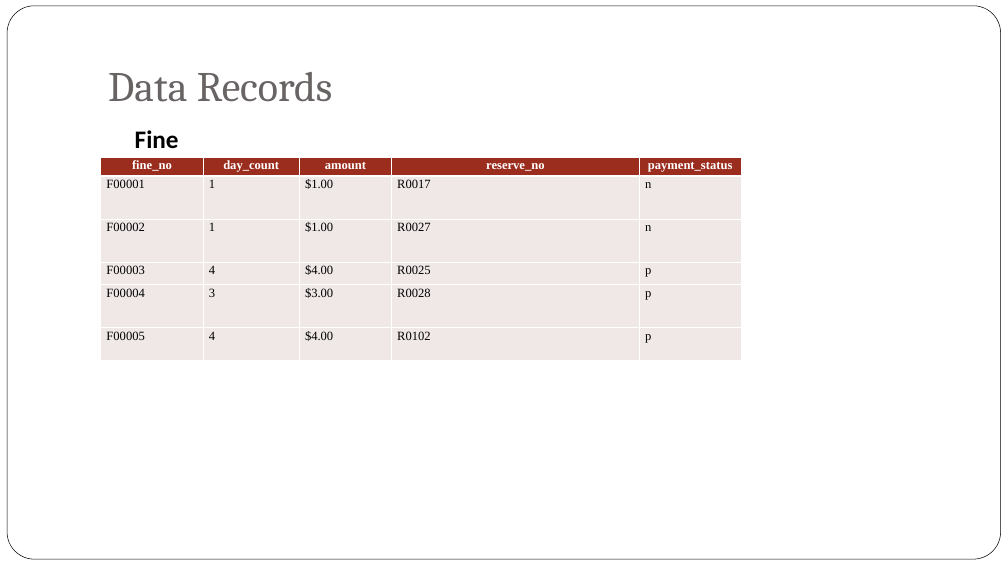
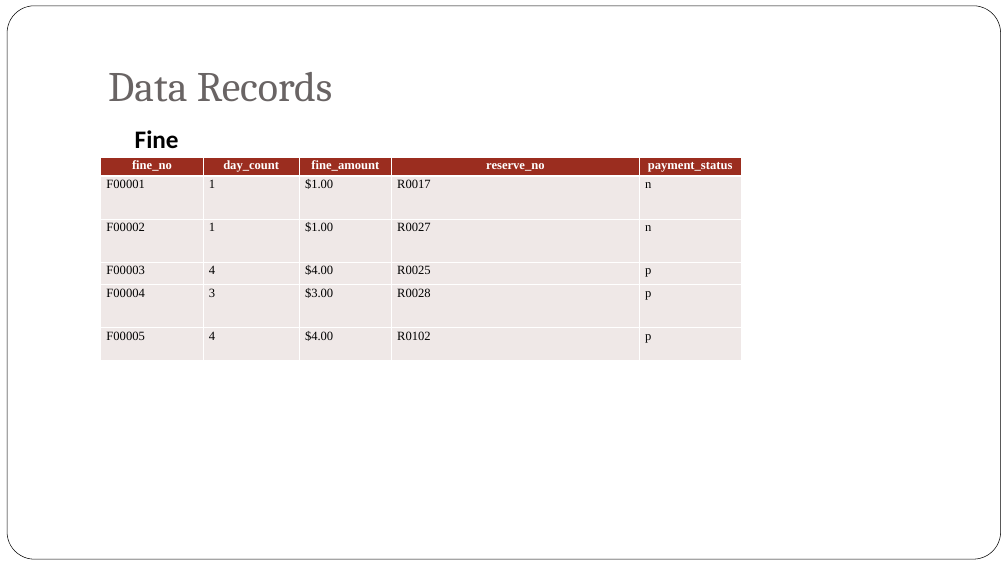
Before and after one commit to jyu1129/Library-System-IS-assignment, a slide deck: slide 25 of Week 11/Week 11 - Data Definitions.pptx. Drawn at 1008x567 pixels with LibreOffice and Linux fonts; fonts in the diff are those of the drawing; background and template pictures are left out. Boxes give left, top, right and bottom in pixels: in the first picture for what was removed or moved away, otherwise in the second. Text is boxed around its words. In the diff, an @@ line names an element or a change of style, - is before the commit and + after.

```diff
--- a/Week 11/Week 11 - Data Definitions.pptx
+++ b/Week 11/Week 11 - Data Definitions.pptx
@@ table at [101, 157, 740, 361] @@
-row 1, column 3: amount
+row 1, column 3: fine_amount
```
Also in this commit, not shown: 1 other file.
